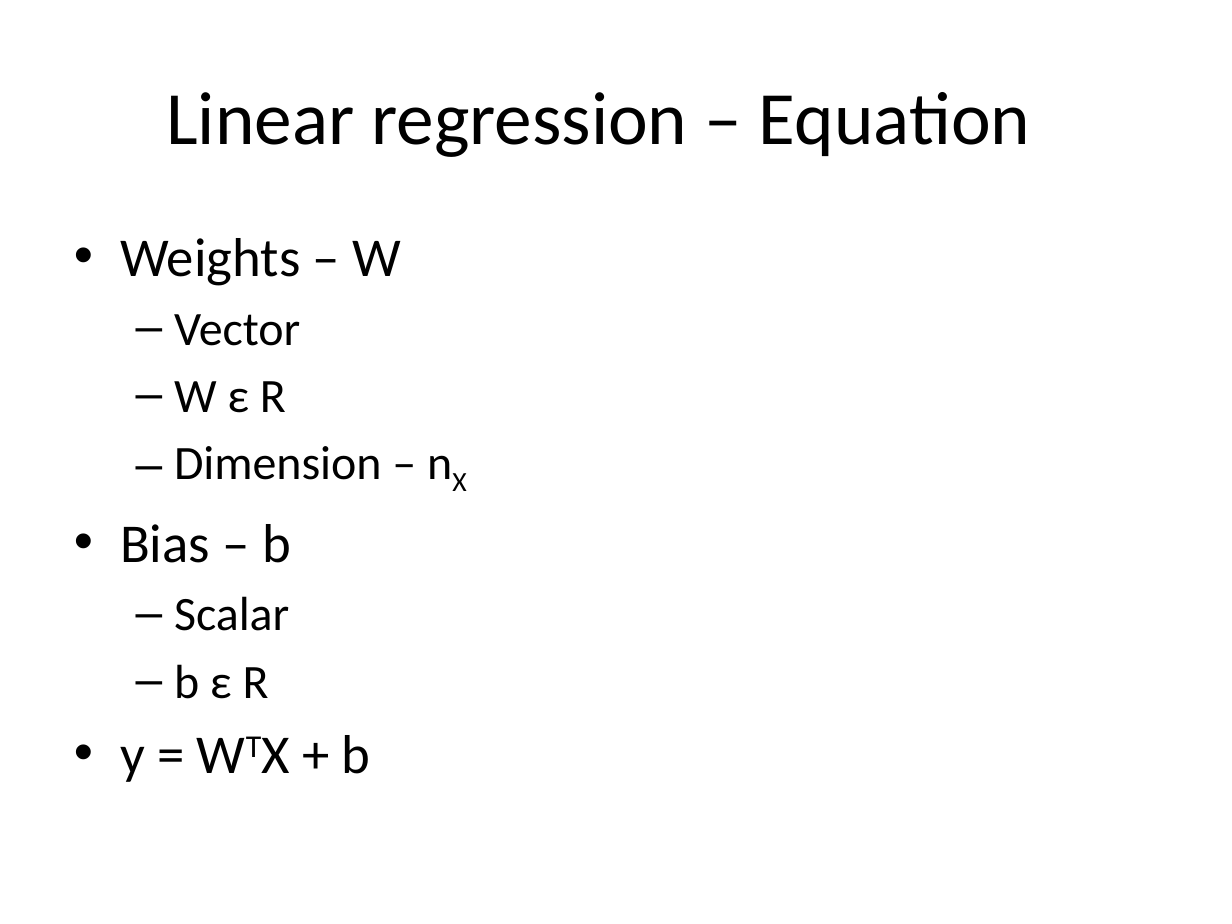
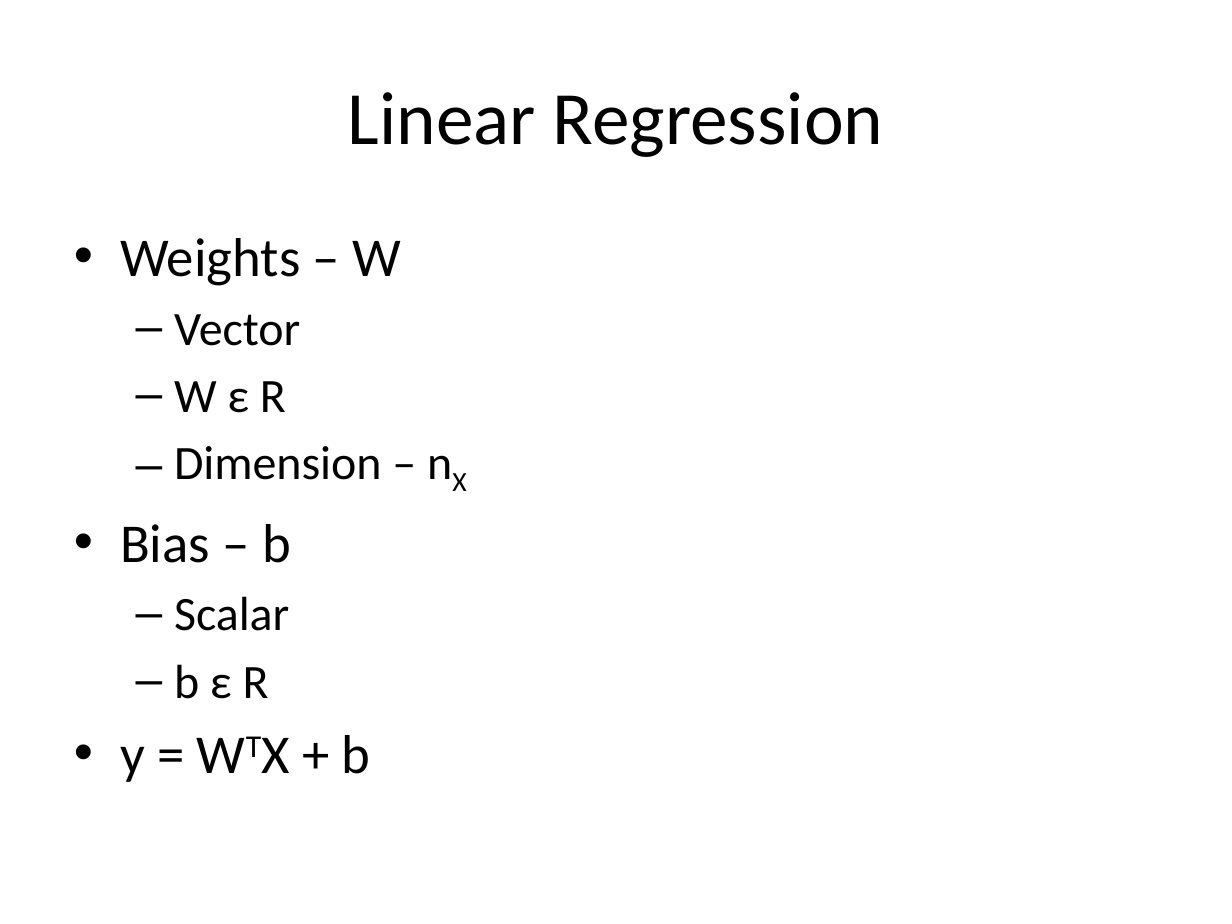
Before and after one commit to look4pritam/ArtificialIntelligence, a slide deck: slide 7 of ArtificialNeuralNetwork/ArtificialNeuralNetwork.pptx (slide 8 before the commit). Drawn at 1232x924 pixels with LibreOffice and Linux fonts; fonts in the diff are those of the drawing. Boxes give left, top, right and bottom in pixels: in the first picture for what was removed or moved away, otherwise in the second. Text is boxed around its words. In the diff, an @@ line names an element or a change of style, - is before the commit and + after.

```diff
--- a/ArtificialNeuralNetwork/ArtificialNeuralNetwork.pptx
+++ b/ArtificialNeuralNetwork/ArtificialNeuralNetwork.pptx
@@ title at [348, 92, 883, 157]: text changed @@
-Linear regression – Equation
+Linear Regression
```
Also in this commit, not shown: 9 other slides changed, 1 slide removed.
